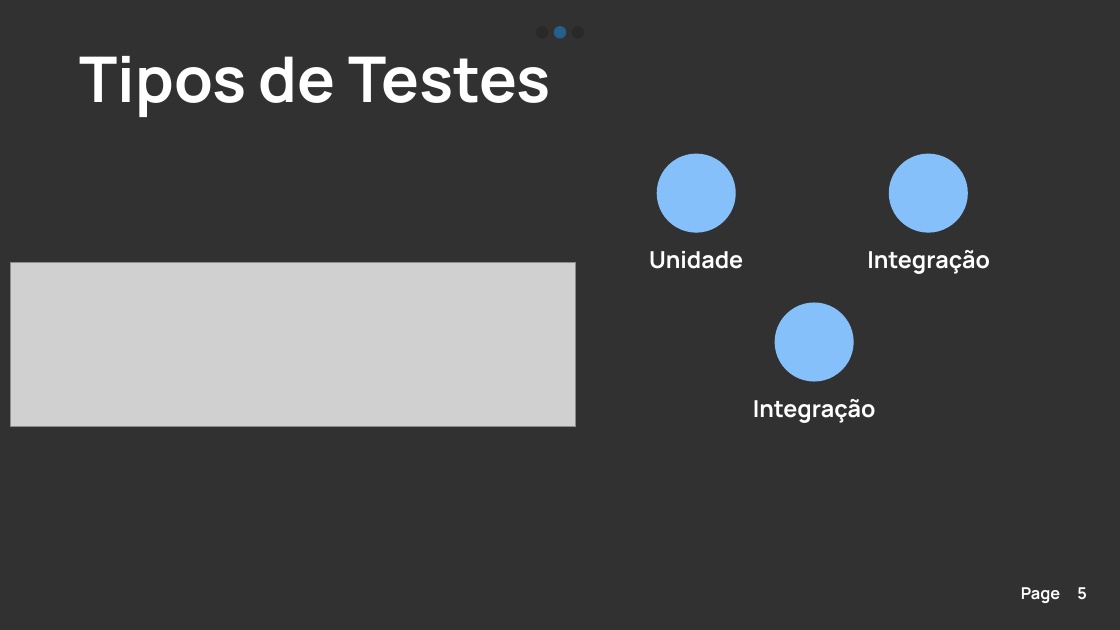
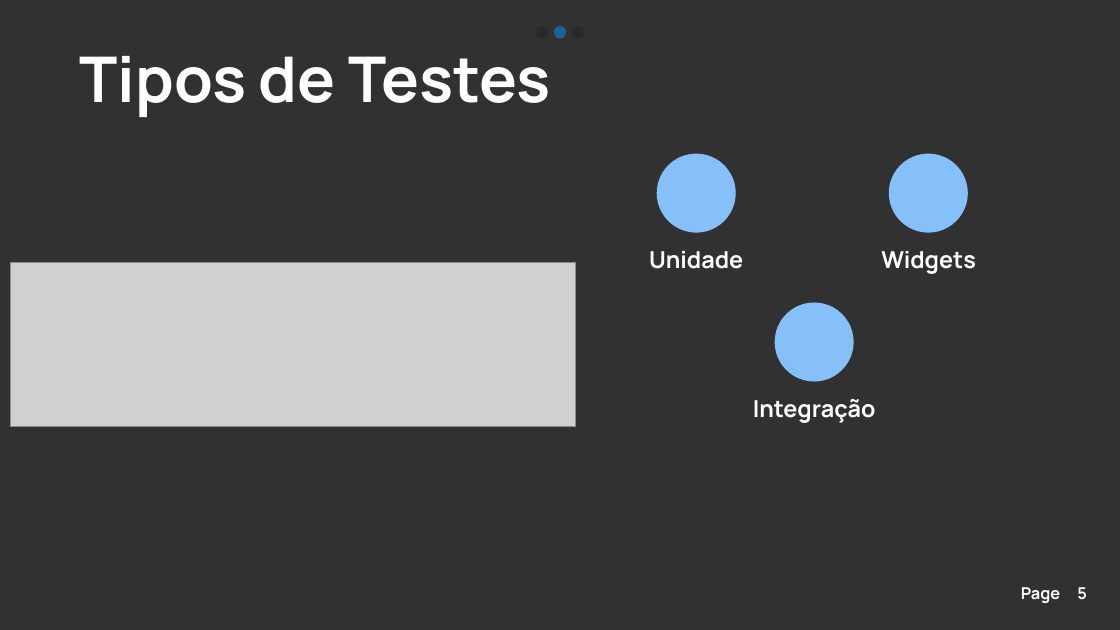
Before and after one commit to toshiossada/FlutterTestPresentation, a slide deck: slide 5 of Testes_novo.pptx. Drawn at 1120x630 pixels with LibreOffice and Linux fonts; fonts in the diff are those of the drawing; grey boxes stand for pictures. Boxes give left, top, right and bottom in pixels: in the first picture for what was removed or moved away, otherwise in the second. Text is boxed around its words. In the diff, an @@ line names an element or a change of style, - is before the commit and + after.

```diff
--- a/Testes_novo.pptx
+++ b/Testes_novo.pptx
@@ text at [881, 251, 976, 274]: text changed @@
-Integração
+Widgets
```
Also in this commit, not shown: 1 other slide changed, 2 slides removed.
